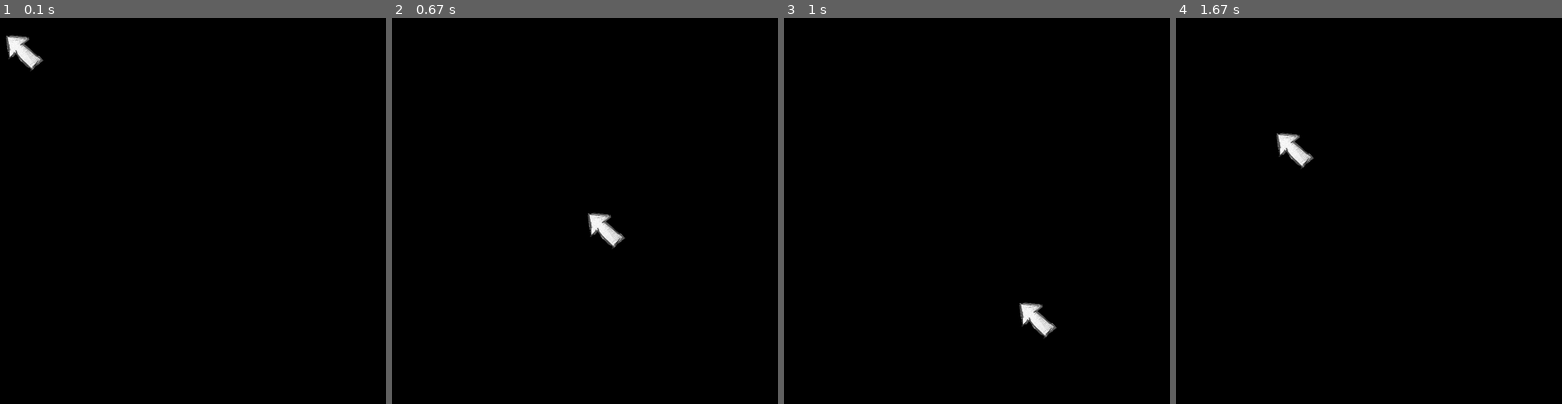
Above: before the commit, frames 1-4 (left to right).
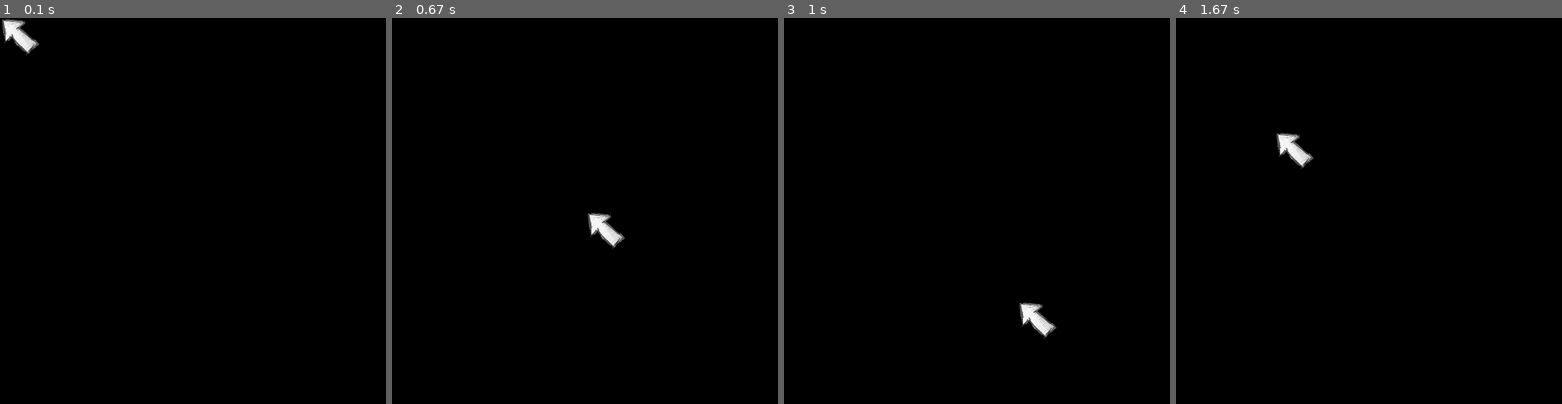
Above: after the commit, the same moments.

Repository: night0hunter/heroes_of_might_and_magic_pygame
Game: pygame game, started from cursor.py
Two runs of this game, one before a commit and one after it. Both use one fixed random seed, a clock stepped at 60 frames per second and the inputs below.
Inputs (mouse positions are in pixels of both pictures, inside the frame that each line leads up to):
- Up to frame 1 (0.1 s): no input
- Up to frame 2 (0.67 s): click (592, 218) at 0.38 s
- Up to frame 3 (1 s): click (1027, 311) at 0.72 s
- Up to frame 4 (1.67 s): click (1527, 361) at 1.05 s; click (1284, 141) at 1.38 s

The runs differ from the first frame. In frame 1, 0.8% of the frame differs, in the area x 0-12%, y 0-14%; in frame 2, nothing differs; in frame 3, nothing differs; in frame 4, nothing differs.

Commit message:
cursor added

Diff:
--- a/cursor.py
+++ b/cursor.py
@@ -34,8 +34,6 @@
 clock = pygame.time.Clock()
 fps = 144
 running = True
-sprite.rect.x = 5
-sprite.rect.y = 20
 pygame.mouse.set_visible(False)
 while running:
     screen.fill(pygame.Color("black"))
